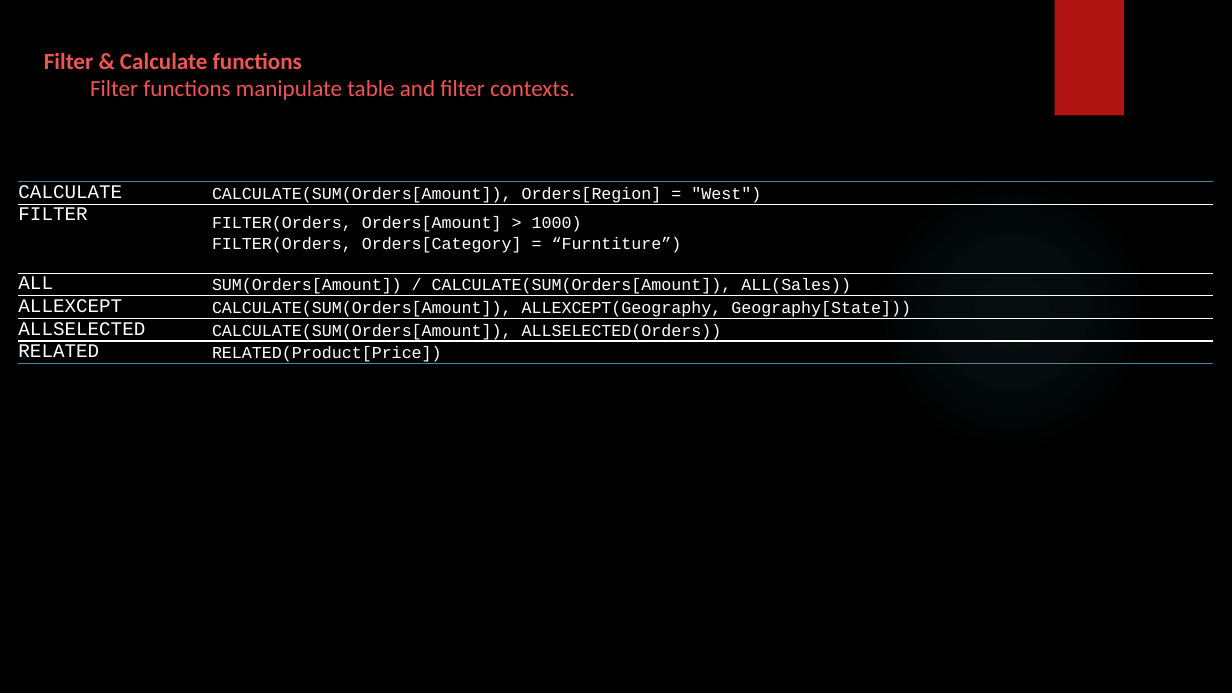
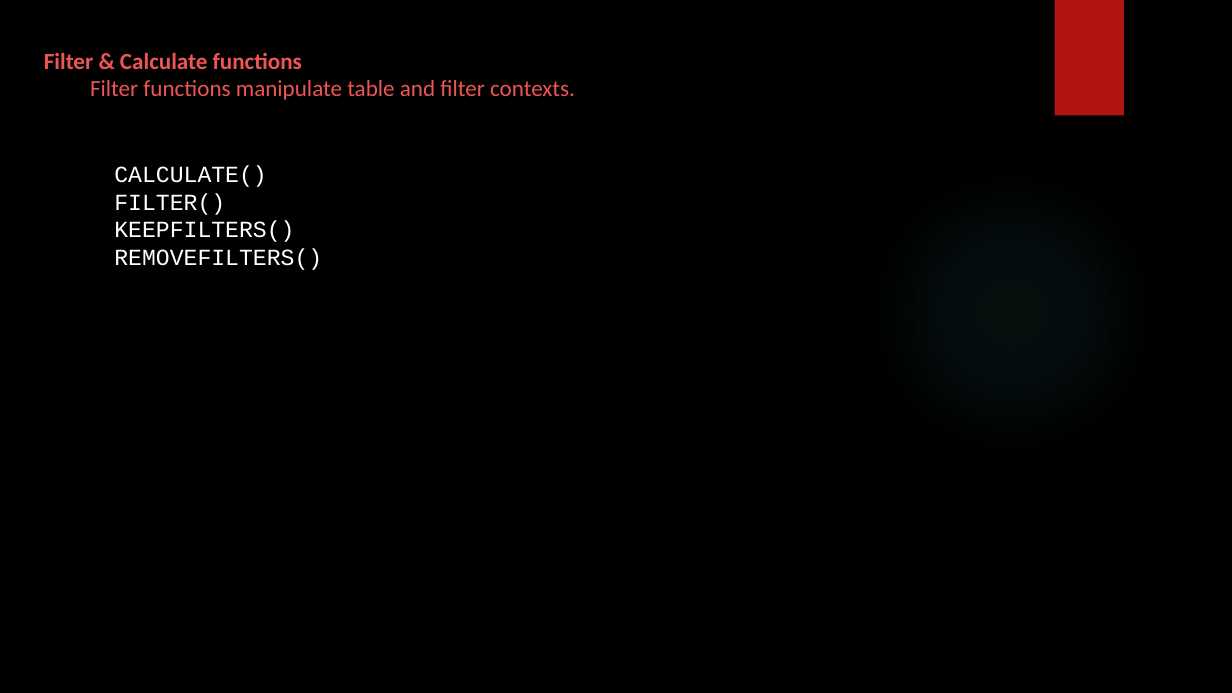
Before and after one commit to SHIVRAJSHINDE/Ethans, a slide deck: slide 9 of 17 18 20/5.Power Bi/5) Dax/Dax.pptx (slide 7 before the commit). Drawn at 1232x693 pixels with LibreOffice and Linux fonts; fonts in the diff are those of the drawing; background and template pictures are left out. Boxes give left, top, right and bottom in pixels: in the first picture for what was removed or moved away, otherwise in the second. Text is boxed around its words. In the diff, an @@ line names an element or a change of style, - is before the commit and + after.

```diff
--- a/17 18 20/5.Power Bi/5) Dax/Dax.pptx
+++ b/17 18 20/5.Power Bi/5) Dax/Dax.pptx
@@ text added at [114, 165, 322, 270], 18 pt, text #FFFFFF @@
+CALCULATE()
+FILTER()
+KEEPFILTERS()
+REMOVEFILTERS()
@@ table removed at [18, 181, 1214, 376], 6 rows, 2 columns @@
-CALCULATE | CALCULATE(SUM(Orders[Amount]), Orders[Region] = "West")
-FILTER | FILTER(Orders, Orders[Amount] > 1000) / FILTER(Orders, Orders[Category] = “Furntiture”)
-ALL | SUM(Orders[Amount]) / CALCULATE(SUM(Orders[Amount]), ALL(Sales))
-ALLEXCEPT | CALCULATE(SUM(Orders[Amount]), ALLEXCEPT(Geography, Geography[State]))
-ALLSELECTED | CALCULATE(SUM(Orders[Amount]), ALLSELECTED(Orders))
-RELATED | RELATED(Product[Price])
```
Also in this commit, not shown: 4 other slides changed, 7 slides added, 1 slide removed, 47 other files.
